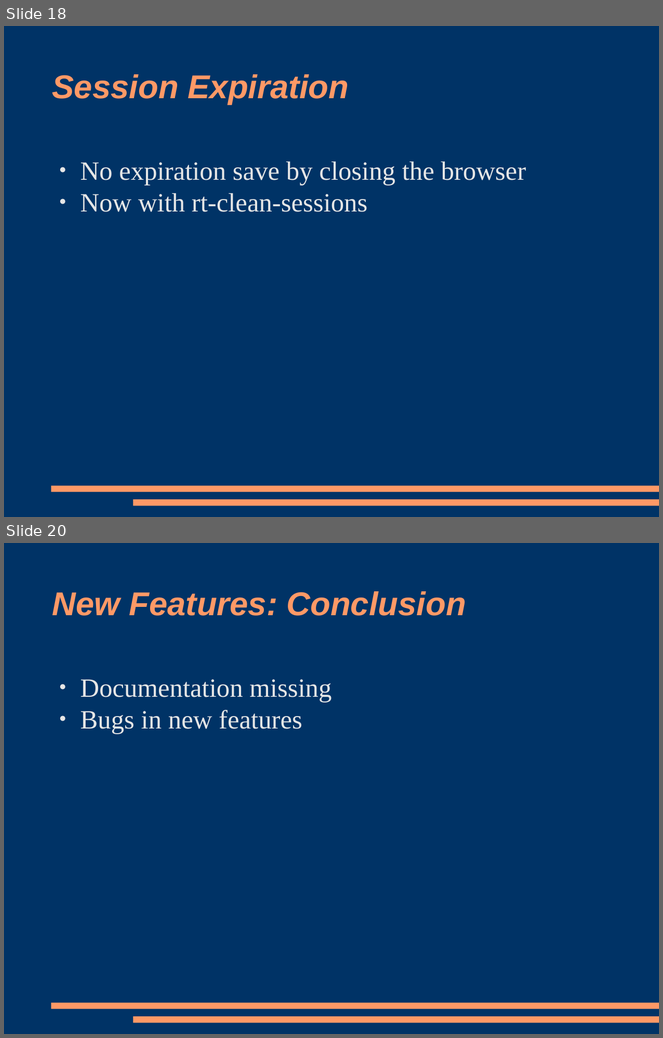
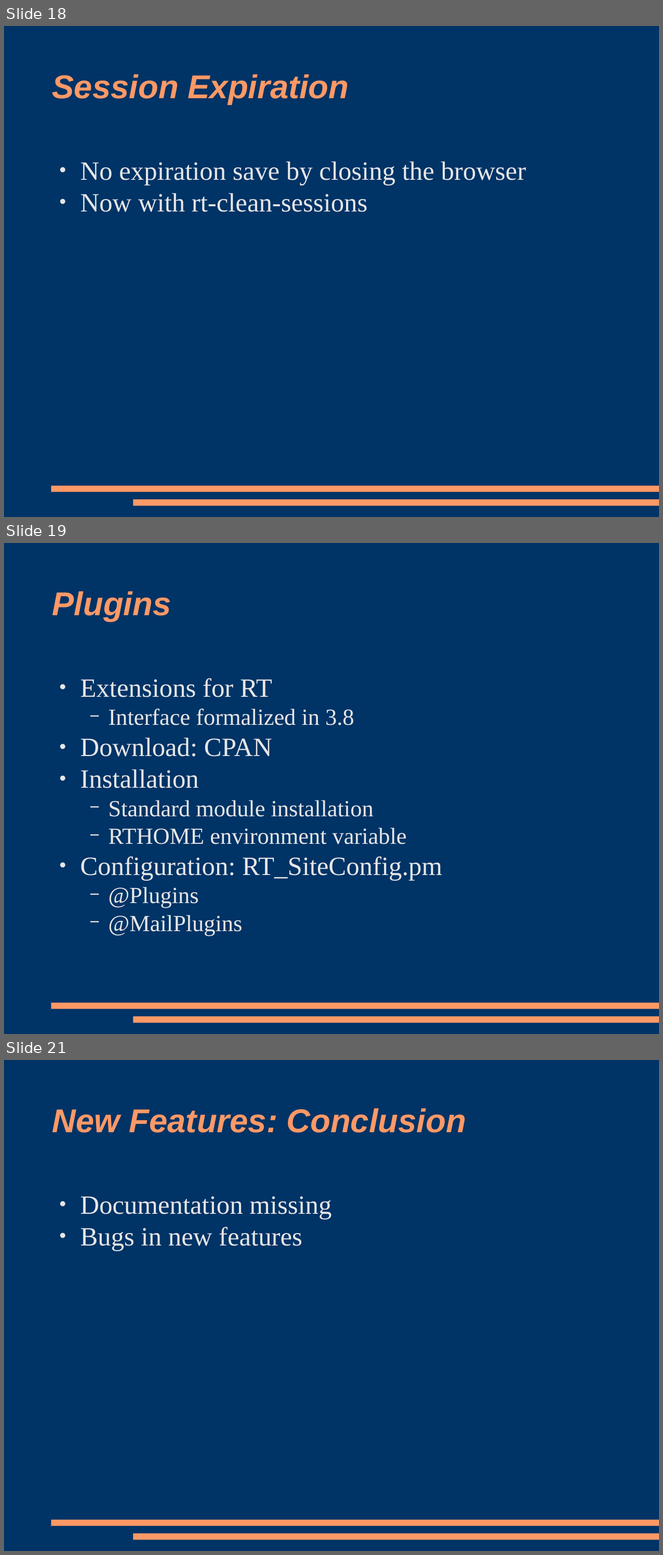
Before and after one commit to racke/Presentations, a slide deck: npw2009/rt38.odp. Shown one above the other, each under a label of ours: slides 18 and 20 before the commit, slides 18, 19 and 21 after it; the slides between them are not shown. The pictures are 663x1038 and 663x1555 pixels, drawn with LibreOffice and Linux fonts; fonts in the diff are those of the drawing. Boxes give left, top, right and bottom in pixels: in the first picture for what was removed or moved away, otherwise in the second. Text is boxed around its words. In the diff, an @@ line names an element or a change of style, - is before the commit and + after.

```diff
--- a/npw2009/rt38.odp
+++ b/npw2009/rt38.odp
@@ slide 19 added at <box>4,543,659,1034</box>, background #003366; not listed: 2 template elements that a slide beside it also shows @@
@@ title added at <box>52,591,171,622</box>, 40 pt, text #FF9966, bold, italic @@
+Plugins
@@ text added at <box>80,678,442,936</box>, 28 pt, text #E6E6E6 @@
+● Extensions for RT
+  − Interface formalized in 3.8
+● Download: CPAN
+● Installation
+  − Standard module installation
+  − RTHOME environment variable
+● Configuration: RT_SiteConfig.pm
+  − @Plugins
+  − @MailPlugins
@@ what was slide 20 is now slide 21 @@
```
Also in this commit, not shown: 6 slides changed, 2 other slides added, 1 slide removed, 2 other files.
